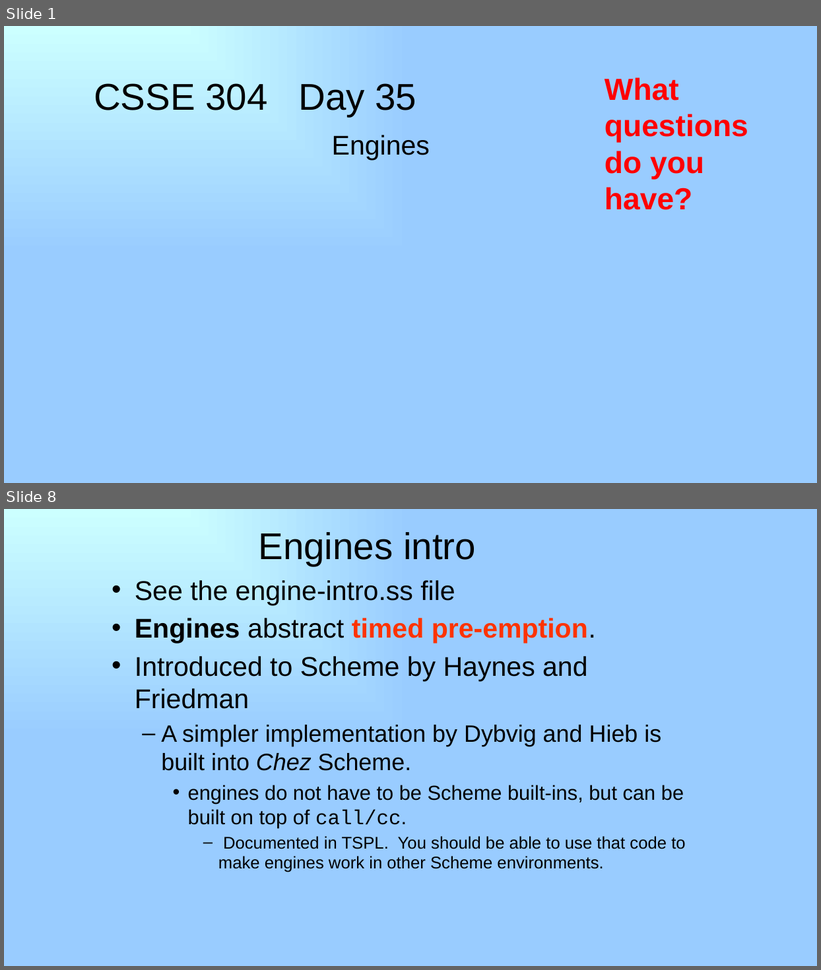
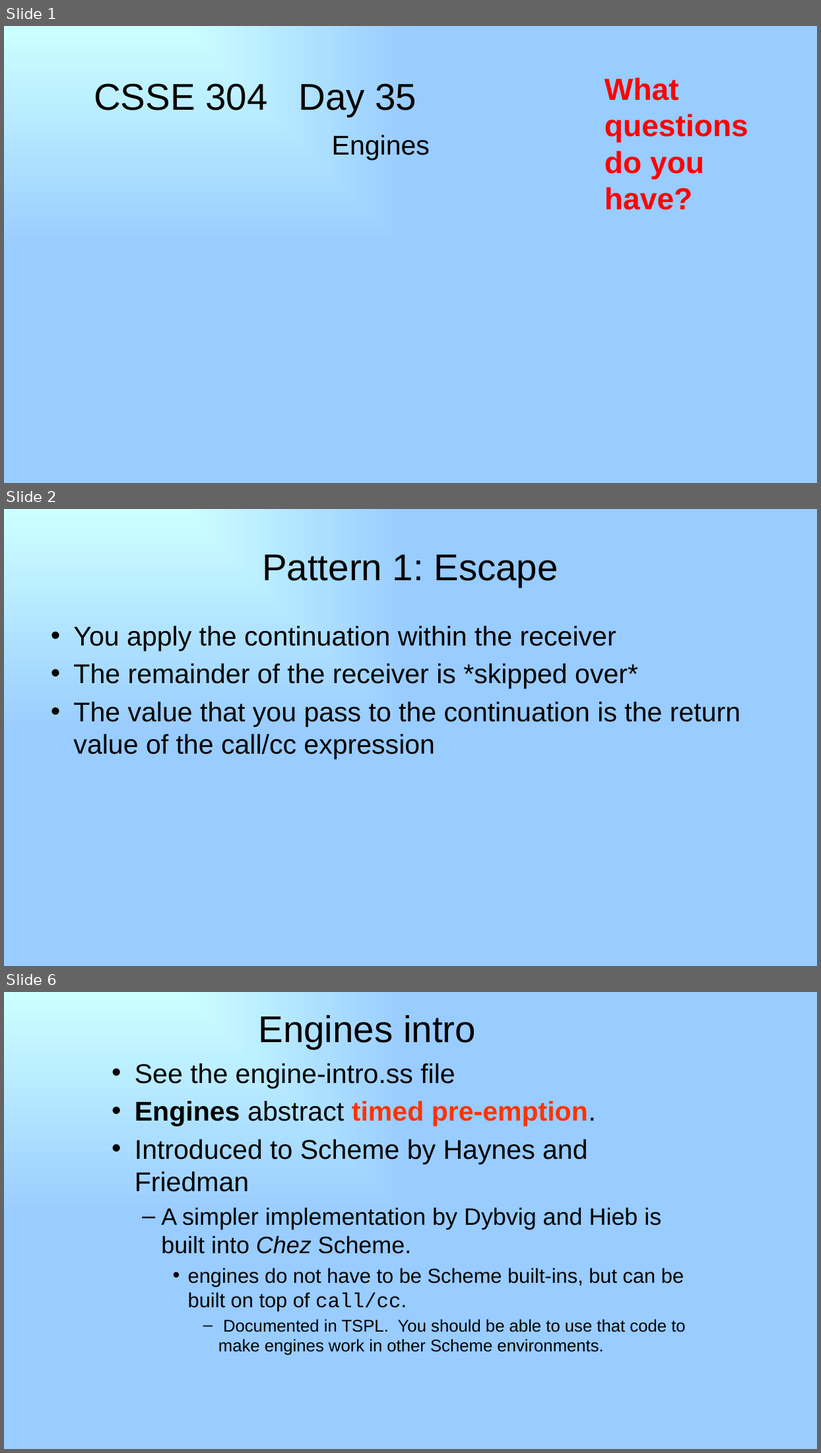
Before and after one commit to RHIT-CSSE/csse304, a slide deck: ClassMaterials/Engines/35_Final_Engines.pptx. Shown one above the other, each under a label of ours: slides 1 and 8 before the commit, slides 1, 2 and 6 after it; the slides between them are not shown. The pictures are 821x970 and 821x1453 pixels, drawn with LibreOffice and Linux fonts; fonts in the diff are those of the drawing. Boxes give left, top, right and bottom in pixels: in the first picture for what was removed or moved away, otherwise in the second. Text is boxed around its words. In the diff, an @@ line names an element or a change of style, - is before the commit and + after.

Commit message:
3 callcc patterns

```diff
--- a/ClassMaterials/Engines/35_Final_Engines.pptx
+++ b/ClassMaterials/Engines/35_Final_Engines.pptx
@@ slide 2 added at bbox=[4, 509, 817, 966], background gradient #CCFFFF to #99CCFF @@
@@ title added at bbox=[262, 555, 558, 587], 44 pt, text #000000 @@
+Pattern 1: Escape
@@ text added at bbox=[73, 626, 741, 760], 32 pt, text #000000 @@
+• You apply the continuation within the receiver
+• The remainder of the receiver is *skipped over*
+• The value that you pass to the continuation is the return value of the call/cc expression
@@ what was slide 8 is now slide 6 @@
```
Also in this commit, not shown: 1 slide changed, 2 other slides added, 5 slides removed, 5 other files.
